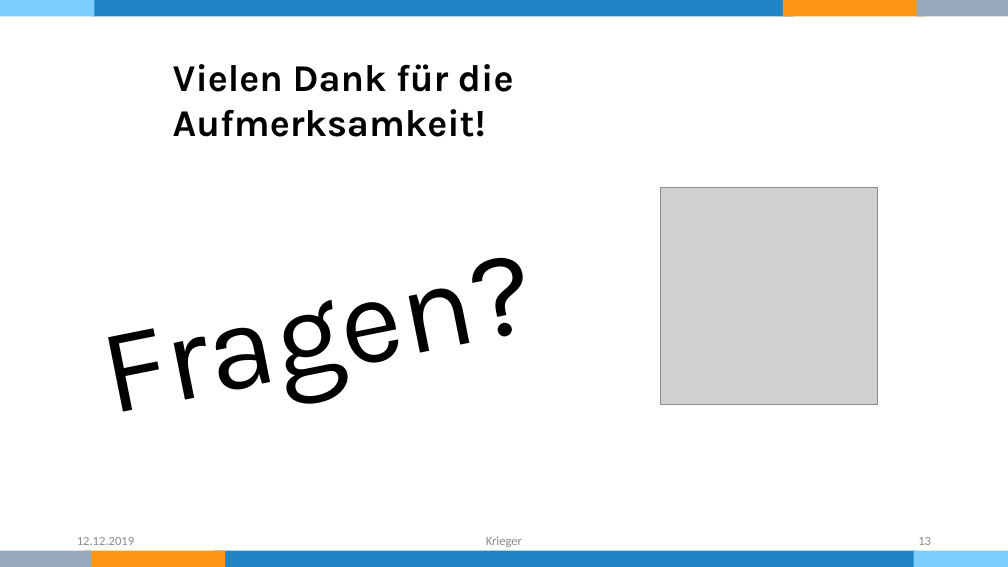
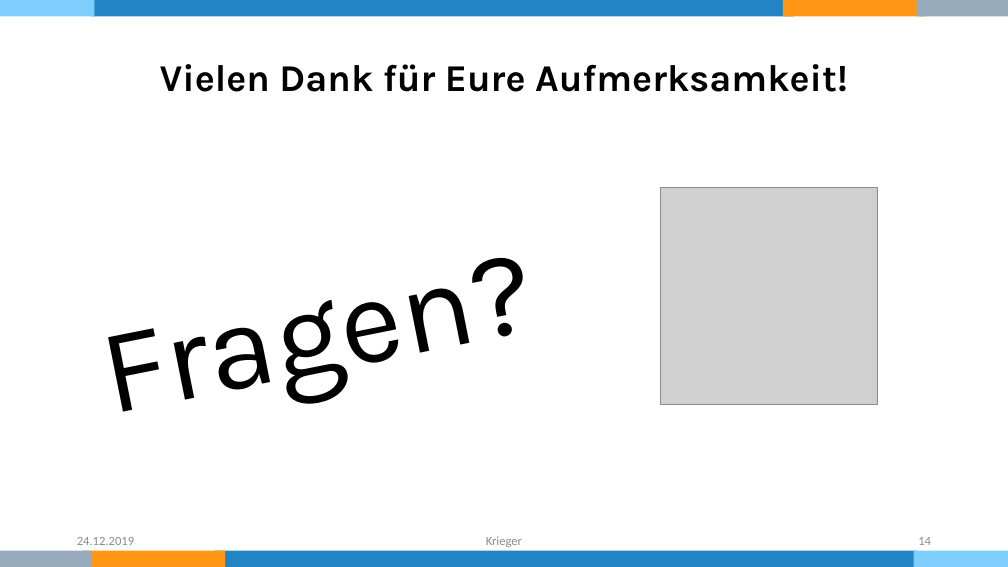
Before and after one commit to KriegersBlog/nordwind-tool, a slide deck: slide 14 of Dokumentation/Präsentation.pptx (slide 13 before the commit). Drawn at 1008x567 pixels with LibreOffice and Linux fonts; fonts in the diff are those of the drawing; grey boxes stand for pictures. Boxes give left, top, right and bottom in pixels: in the first picture for what was removed or moved away, otherwise in the second. Text is boxed around its words. In the diff, an @@ line names an element or a change of style, - is before the commit and + after.

```diff
--- a/Dokumentation/Präsentation.pptx
+++ b/Dokumentation/Präsentation.pptx
@@ text at bbox=[160, 64, 848, 92]: text changed @@
-Vielen Dank für die Aufmerksamkeit!
+Vielen Dank für Eure Aufmerksamkeit!
@@ text at bbox=[77, 537, 134, 545]: text changed @@
-12.12.2019
+24.12.2019
@@ page number at bbox=[918, 537, 931, 545]: text changed @@
-13
+14
```
Also in this commit, not shown: 11 other slides changed, 2 slides added, 1 slide removed.
